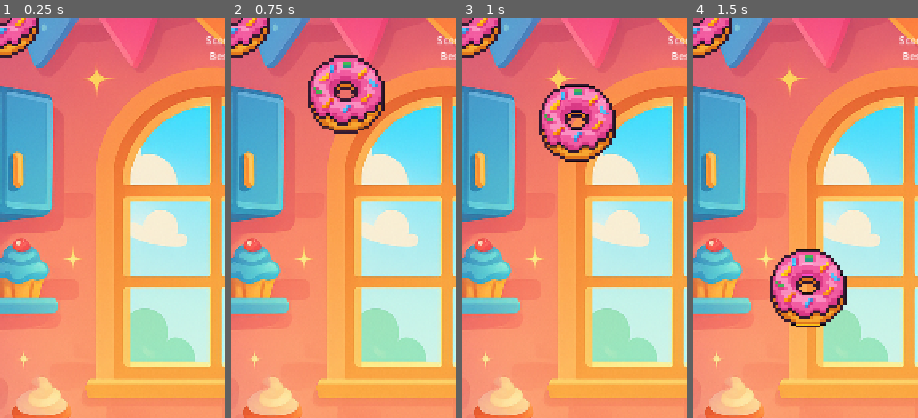
Above: before the commit, frames 1-4 (left to right).
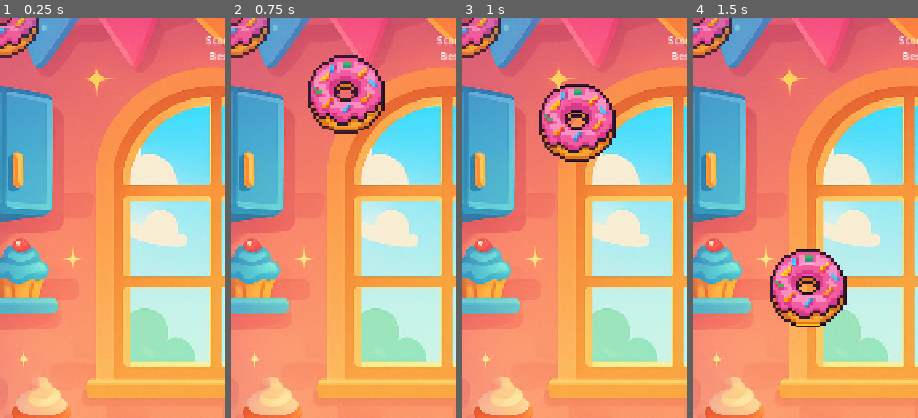
Above: after the commit, the same moments.

Repository: supervi5w4/donuttower
Game: Godot game, scene res://scenes/Game.tscn
Two runs of this game, one before a commit and one after it. Both use one fixed random seed, a clock stepped at 60 frames per second and the inputs below.
Inputs (mouse positions are % of the whole screen's width and height, from its top left):
- Up to frame 1 (0.25 s): no input
- Up to frame 2 (0.75 s): tap Enter at 0.5 s; move the mouse to (72, 45) at 0.52 s; tap I at 0.6 s; click (72, 45) at 0.67 s
- Up to frame 3 (1 s): no input
- Up to frame 4 (1.5 s): move the mouse to (30, 55) at 1.27 s; hold S from 1.28 s (still down); tap R at 1.35 s
The pictures show only the part of the screen within x 0-50%, y 0-50%; the shares and areas given below are measured in that part.

The runs differ from the first frame. In frame 1, 0.3% of the frame differs, in the area x 0-18%, y 0-10%; in frame 2, 0.3%; in frame 3, 0.3%; in frame 4, 0.3%.

Commit message:
Add files via upload

Diff:
--- a/scripts/Game.gd
+++ b/scripts/Game.gd
@@ -27,7 +27,7 @@
 @onready var continue_button: Button = get_node("UI/UIRoot/GameOverPanel/Buttons/ContinueButton")
 @onready var spawner: Spawner = get_node("Spawner")
 @onready var yandex_sdk: Node = get_node("YandexSDK")
-@onready var preview: PreviewDonut = get_node("PreviewDonut")
+@onready var preview: PreviewDonut = get_node("Spawner/PreviewDonut")
 
 var donut_pool: Array[RigidBody2D] = []
 var active_donuts: Array[RigidBody2D] = []
@@ -160,6 +160,7 @@
 func _spawn_donut(world_pos: Vector2) -> void:
 	print("_spawn_donut called with position: ", world_pos)
 	var d: RigidBody2D = _take_from_pool()
+	d.visible = true
 	if d == null:
 		print("No donut in pool, creating new one")
 		var node: Node = DONUT_SCENE.instantiate()
@@ -170,6 +171,7 @@
 				node.free()
 			return
 		add_child(d)
+		d.visible = true
 	else:
 		print("Reusing donut from pool")
 
--- a/scripts/PreviewDonut.gd
+++ b/scripts/PreviewDonut.gd
@@ -3,7 +3,7 @@
 ## Превью-пончик, который ездит вместе со Spawner (родителем).
 ## Это НЕ физическое тело. Только визуальная мишень для прицеливания.
 
-@onready var sprite: Sprite2D = get_node("Sprite") as Sprite2D
+@onready var sprite: Sprite2D = get_node("Sprite2D")
 
 @export var idle_alpha: float = 0.85       # лёгкая прозрачность превью
 @export var press_scale: float = 0.94      # масштаб при "щелчке"
